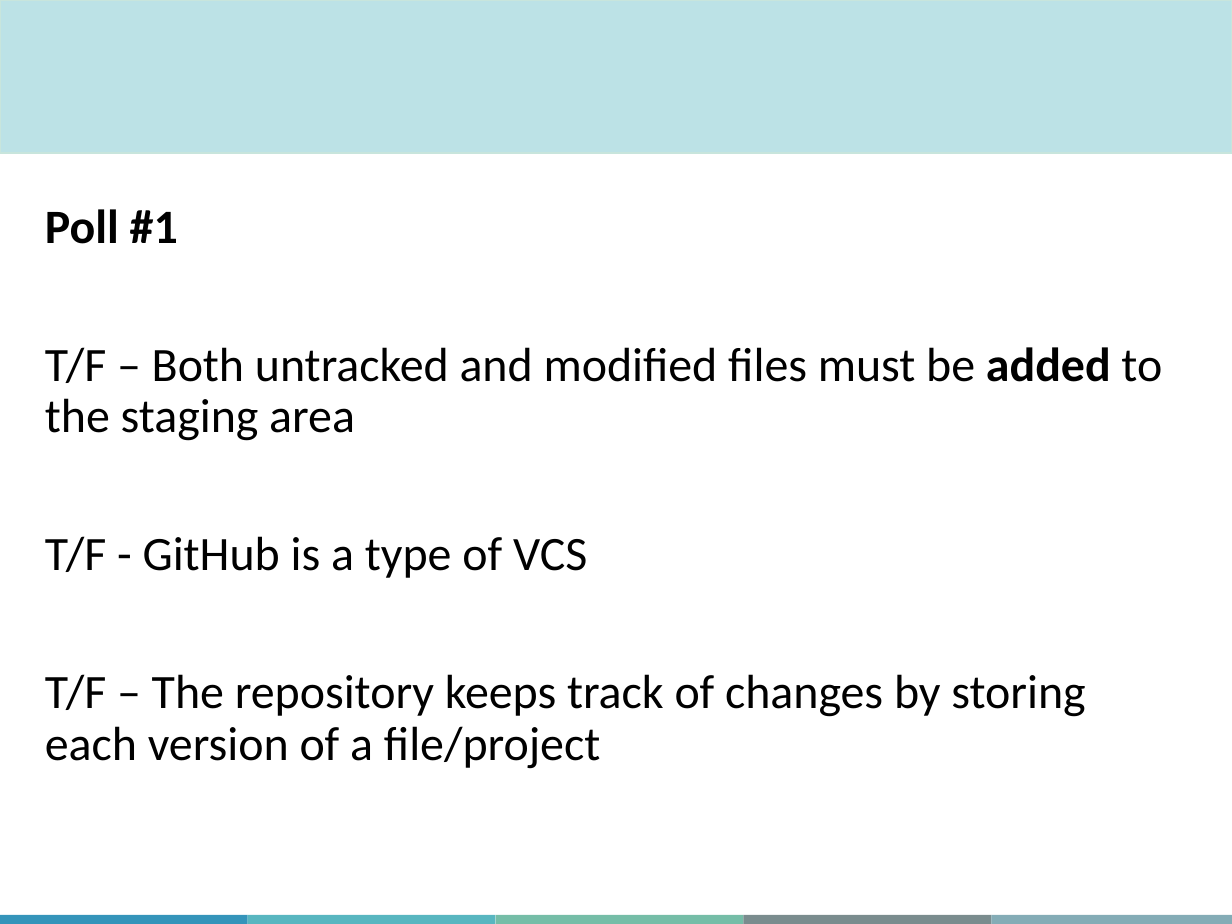
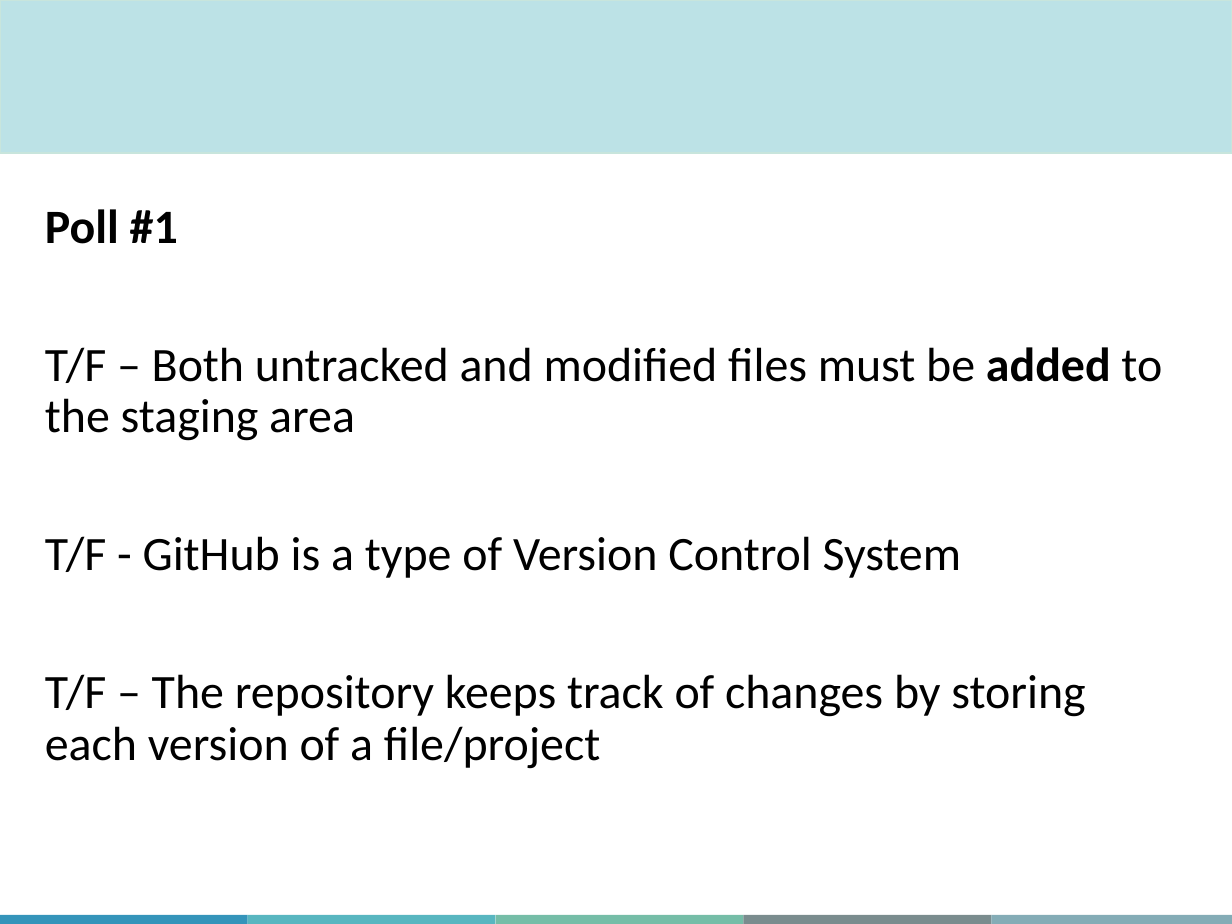
Before and after one commit to ehuan2/IntroToGitHub, a slide deck: slide 17 of Slides/MiCM_GitHub_Workshop_may_2026.pptx (slide 16 before the commit). Drawn at 1232x924 pixels with LibreOffice and Linux fonts; fonts in the diff are those of the drawing; background and template pictures are left out. Boxes give left, top, right and bottom in pixels: in the first picture for what was removed or moved away, otherwise in the second. Text is boxed around its words. In the diff, an @@ line names an element or a change of style, - is before the commit and + after.

```diff
--- a/Slides/MiCM_GitHub_Workshop_may_2026.pptx
+++ b/Slides/MiCM_GitHub_Workshop_may_2026.pptx
@@ text at bbox=[45, 536, 961, 578]: text changed @@
-T/F - GitHub is a type of VCS
+T/F - GitHub is a type of Version Control System
```
Also in this commit, not shown: 22 other slides changed, 4 slides added, 2 slides removed.
